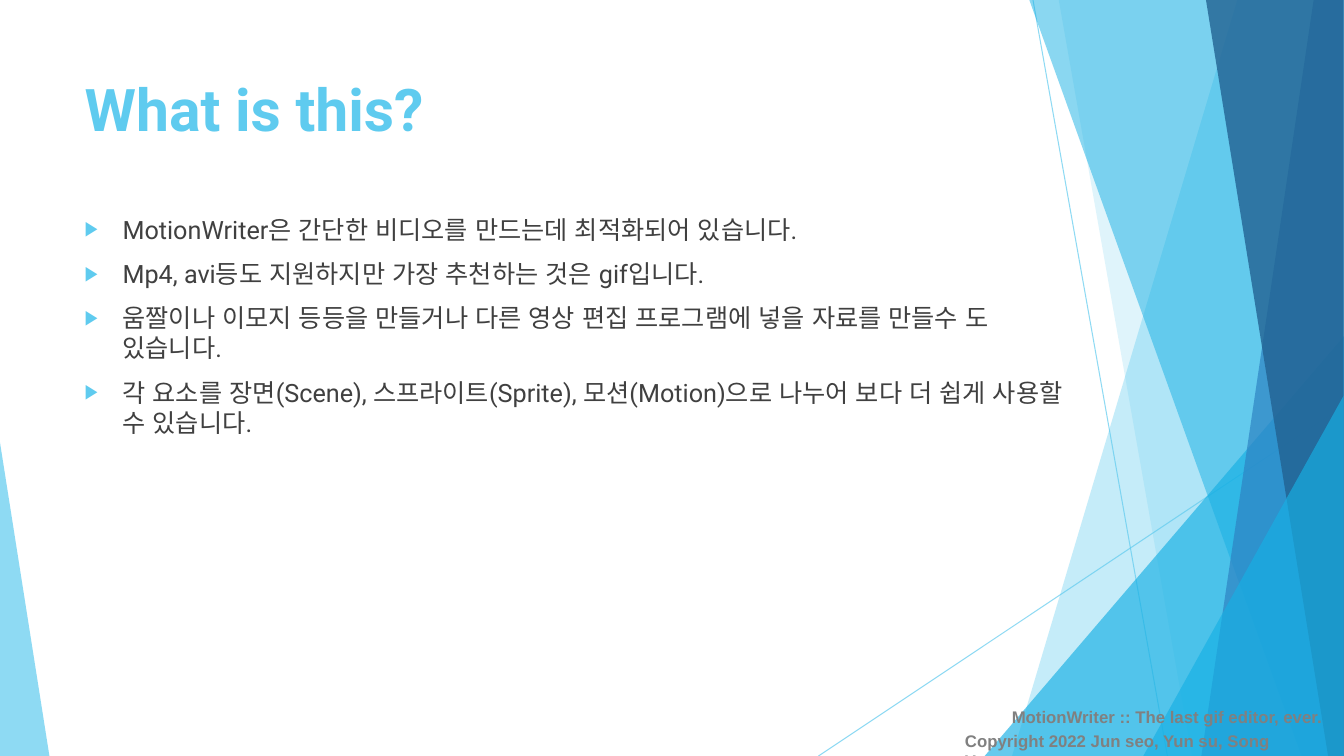
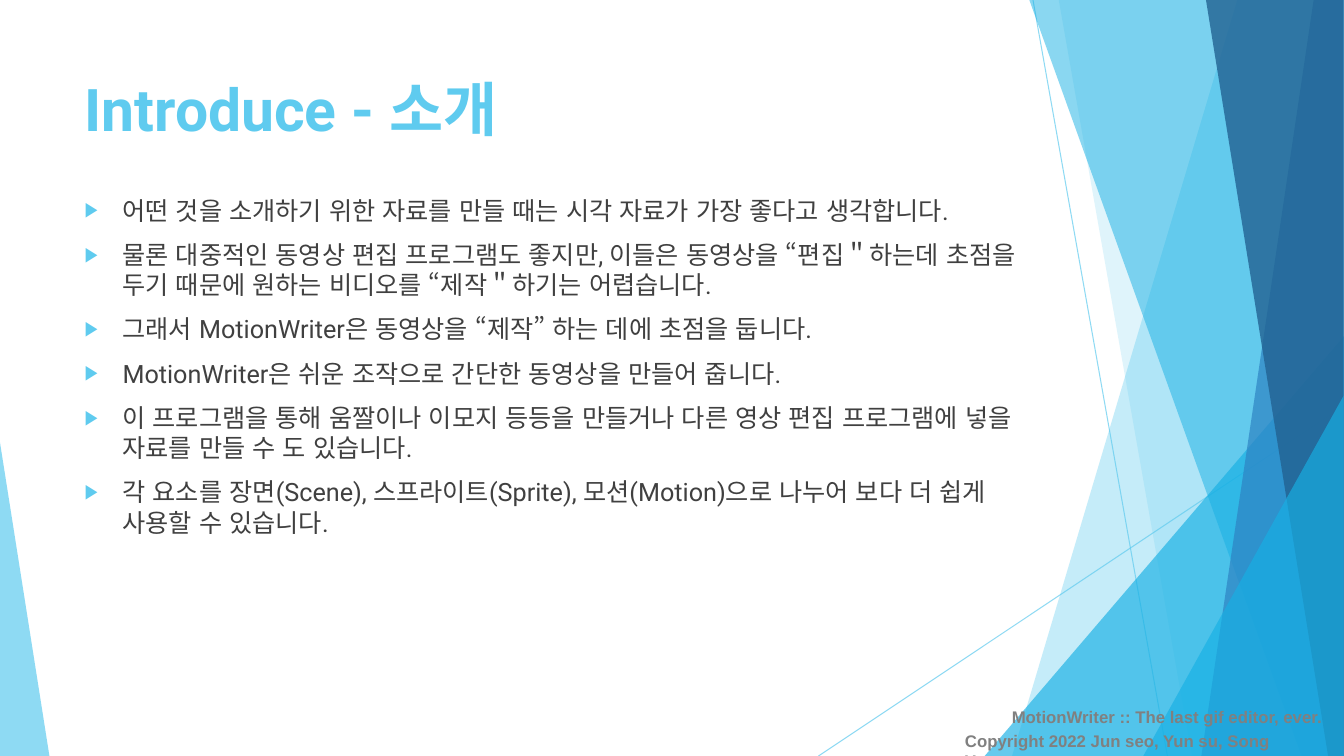
Before and after one commit to typeulli/MotionWriter, a slide deck: slide 3 of MotionWriter.pptx (slide 2 before the commit). Drawn at 1344x756 pixels with LibreOffice and Linux fonts; fonts in the diff are those of the drawing. Boxes give left, top, right and bottom in pixels: in the first picture for what was removed or moved away, otherwise in the second. Text is boxed around its words. In the diff, an @@ line names an element or a change of style, - is before the commit and + after.

```diff
--- a/MotionWriter.pptx
+++ b/MotionWriter.pptx
@@ title at [85, 81, 497, 136]: text changed @@
-What is this?
+Introduce - 소개
@@ text "어떤 것을 소개하기 위한 자료를 ...": place and size @@
-text "어떤 것을 소개하기 위한 자료를 ..." at [123, 218, 1063, 434]
+text "어떤 것을 소개하기 위한 자료를 ..." at [123, 199, 1016, 534]
@@ text at [123, 199, 1016, 459]: text changed @@
-▶ MotionWriter은 간단한 비디오를 만드는데 최적화되어 있습니다.
-▶ Mp4, avi등도 지원하지만 가장 추천하는 것은 gif입니다.
-▶ 움짤이나 이모지 등등을 만들거나 다른 영상 편집 프로그램에 넣을 자료를 만들수 도 있습니다.
+▶ 어떤 것을 소개하기 위한 자료를 만들 때는 시각 자료가 가장 좋다고 생각합니다.
+▶ 물론 대중적인 동영상 편집 프로그램도 좋지만, 이들은 동영상을 “편집＂하는데 초점을 두기 때문에 원하는 비디오를 “제작＂하기는 어렵습니다.
+▶ 그래서 MotionWriter은 동영상을 “제작” 하는 데에 초점을 둡니다.
+▶ MotionWriter은 쉬운 조작으로 간단한 동영상을 만들어 줍니다.
+▶ 이 프로그램을 통해 움짤이나 이모지 등등을 만들거나 다른 영상 편집 프로그램에 넣을 자료를 만들 수 도 있습니다.
```
Also in this commit, not shown: 4 other slides changed, 9 slides added, 11 other files.
